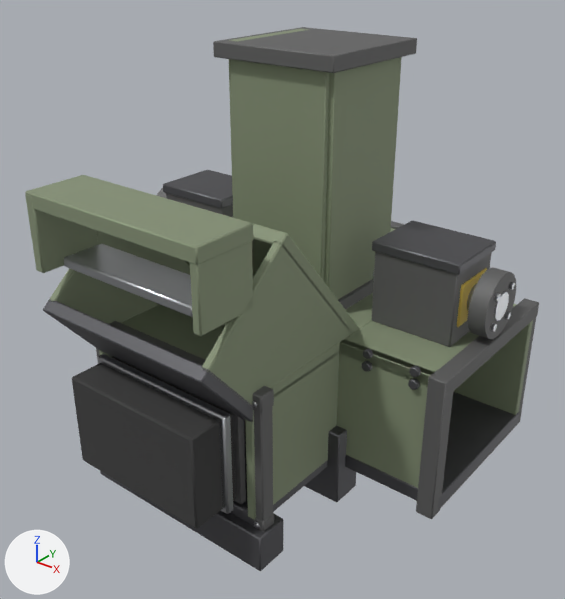
The Blender file Art/feConveyorDuct/hd/feConveyorDuct_src.blend, before and after one commit.
Before and after are seen from a camera (50 mm lens) standing at (1.072, -1.46, 1.24) and looking at (-0.003, -0.116, 0.407). Arrows for +X, +Y and +Z are at lower left; the lights stay in place. The older version comes first.

Names of what the first picture shows: 'FeDuctBoot', 'FeDuctCapF', 'FeDuctFront', 'FeDuctHatch', 'FeDuctRamp', 'FeDuctSide_L', 'FeSpin_BeltDrive', 'feConveyorDuct_Base'.
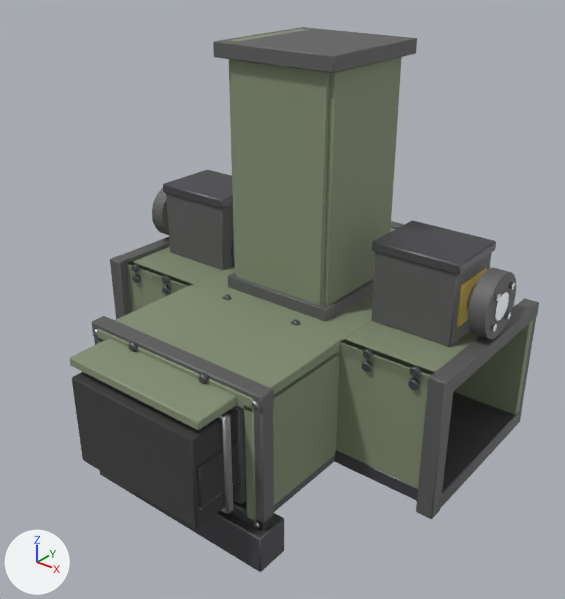
Changed parts and their boxes (x1, y1, x2, y2) in the pictures (565 x 599 px):
'FeDuctRamp', reshaped (19% narrower, 12% shorter)
    before: (25, 175, 359, 502)
    after: (70, 285, 342, 572)
part 1 of me_feductramp, added (mostly hidden)
    after: (230, 418, 335, 527)
part 2 of me_feductramp, added
    after: (97, 285, 342, 412)
part 3 of me_feductramp, added
    after: (244, 351, 340, 521)
part 4 of me_feductramp, added
    after: (254, 406, 274, 531)
part 5 of me_feductramp, added
    after: (99, 470, 284, 572)
part 6 of me_feductramp, added
    after: (70, 338, 237, 430)
part 7 of me_feductramp, deleted
    before: (43, 300, 253, 436)
part 8 of me_feductramp, deleted
    before: (26, 175, 253, 265)
part 9 of me_feductramp, deleted
    before: (305, 425, 356, 502)
part 10 of me_feductramp, deleted
    before: (185, 223, 359, 333)
part 11 of me_feductramp, deleted
    before: (25, 195, 98, 273)
part 12 of me_feductramp, deleted
    before: (48, 231, 190, 324)
part 13 of me_feductramp, deleted
    before: (190, 241, 253, 336)
part 14 of me_feductramp, deleted
    before: (201, 242, 352, 408)
part 15 of me_feductramp, deleted
    before: (64, 244, 193, 317)
'FeDuctFront', unchanged, covered by the edit
    before: (96, 305, 341, 571)
    after: (92, 316, 274, 531)
'FeDuctSide_R', unchanged, uncovered by the edit
    after: (110, 237, 223, 319)

Patch to the scene script:
```diff
--- a/Art/feConveyorDuct/hd/feConveyorDuct_src.blend.py
+++ b/Art/feConveyorDuct/hd/feConveyorDuct_src.blend.py
@@ me_feductramp @@
 # used by ob_feductramp; parent = ob_feconveyorduct_root; location = (0.0, 0.0, 0.0)
-me_feductramp.from_pydata(...)  # 72 vertices, 54 faces; spans x -0.261..0.261, y -0.634..-0.066, z -0.001..0.767
+me_feductramp.from_pydata(...)  # 232 vertices, 166 faces; spans x -0.262..0.262, y -0.612..-0.198, z -0.002..0.422
+# me_feductramp part 1: a new loose piece, a box spanning x -0.232..0.232, y -0.502..-0.198, z 0.088..0.122, in mat_fehd_iron (dark grey #656569)
+# me_feductramp part 2: a new loose piece, a box spanning x -0.232..0.232, y -0.502..-0.198, z 0.378..0.412, in mat_fehd_paint (greyish green #8b977c)
+# me_feductramp part 3: a new loose piece, a box spanning x 0.208..0.232, y -0.502..-0.198, z 0.108..0.392, in mat_fehd_paint (greyish green #8b977c)
+# me_feductramp part 4: a new loose piece, a box spanning x 0.213..0.252, y -0.499..-0.461, z 0.078..0.422, in mat_fehd_castiron (grey #767676)
+# me_feductramp part 5: a new loose piece, a box spanning x -0.262..0.262, y -0.522..-0.438, z -0.002..0.092, in mat_fehd_iron (dark grey #656569)
+# me_feductramp part 6: a new loose piece, a box spanning x -0.191..0.191, y -0.611..-0.489, z 0.379..0.401, in mat_fehd_paint (greyish green #8b977c)
+# me_feductramp part 7: the loose piece of 8 vertices spanning x -0.23..0.23, y -0.634..-0.286, z 0.131..0.531 is deleted
+# me_feductramp part 8: the loose piece of 8 vertices spanning x -0.232..0.232, y -0.632..-0.488, z 0.733..0.767 is deleted
+# me_feductramp part 9: the loose piece of 8 vertices spanning x -0.261..0.261, y -0.241..-0.159, z -0.001..0.191 is deleted
+# me_feductramp part 10: the loose piece of 8 vertices spanning x -0.23..0.23, y -0.414..-0.066, z 0.319..0.719 is deleted
+# me_feductramp part 11: the loose piece of 8 vertices spanning x -0.232..-0.208, y -0.632..-0.488, z 0.598..0.762 is deleted
+# me_feductramp part 12: the loose piece of 8 vertices spanning x -0.23..-0.21, y -0.619..-0.081, z 0.144..0.706 is deleted
+# me_feductramp part 13: the loose piece of 8 vertices spanning x 0.21..0.23, y -0.63..-0.49, z 0.6..0.76 is deleted
+# me_feductramp part 14: the loose piece of 8 vertices spanning x 0.21..0.23, y -0.619..-0.081, z 0.144..0.706 is deleted
+# me_feductramp part 15: the loose piece of 8 vertices spanning x -0.181..0.181, y -0.601..-0.499, z 0.609..0.631 is deleted
+# other edits to the shape of me_feductramp do not show in these pictures
 me_feductramp.materials.append(mat_fehd_iron)
@@ me_feductramp @@
 me_feductramp.materials.append(mat_fehd_paint)
+me_feductramp.materials.append(mat_fehd_castiron)  # grey #767676
+me_feductramp.materials.append(mat_fehd_soot)  # dark grey #3f3f3f
```
